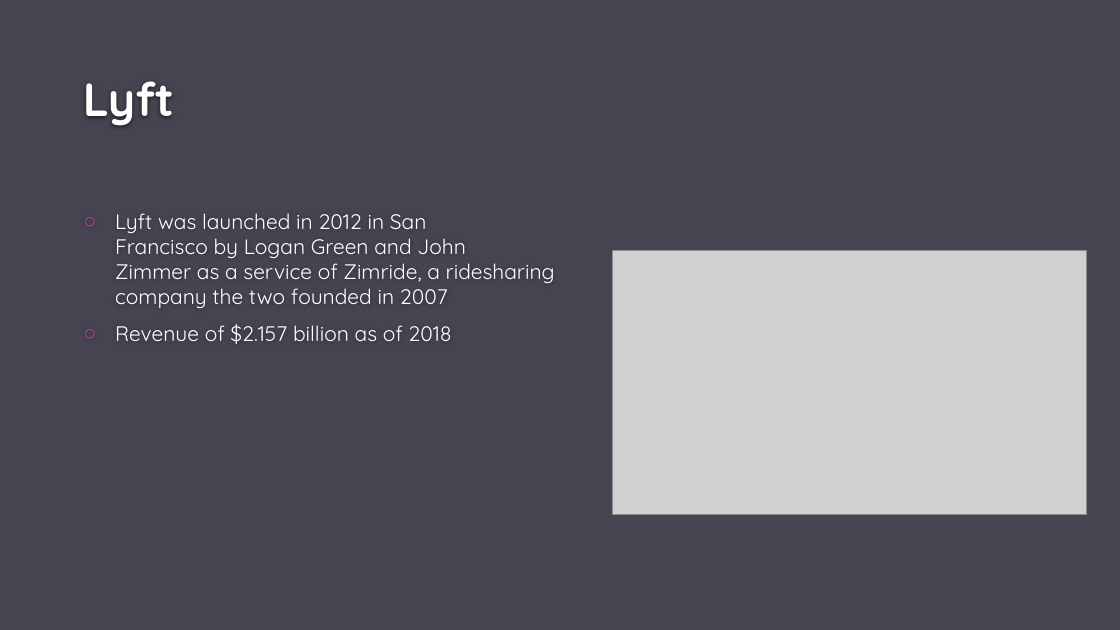
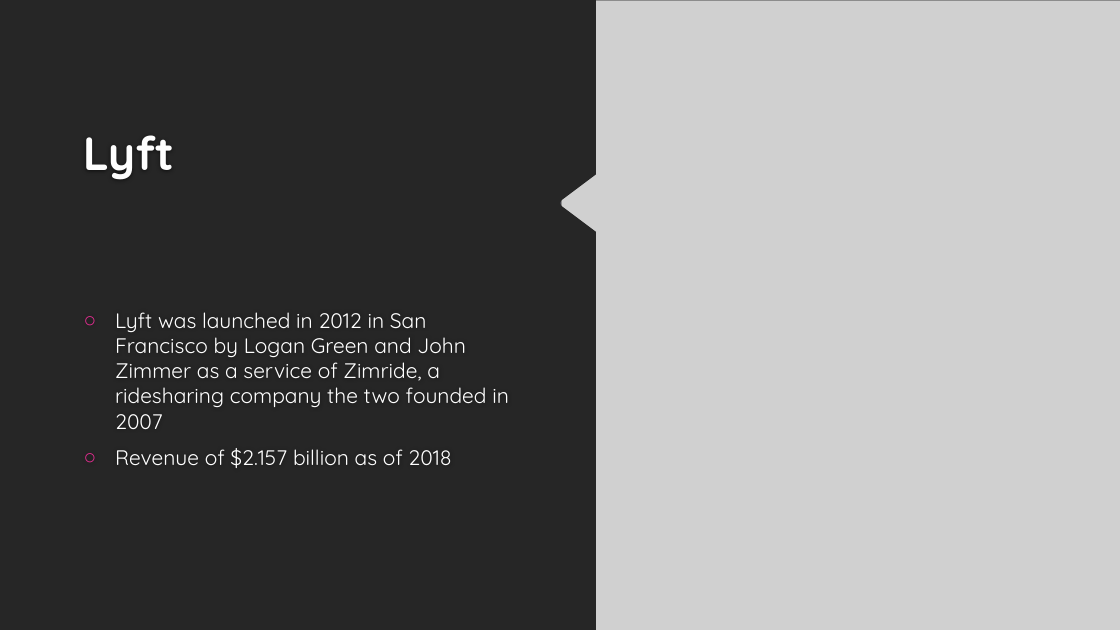
Before and after one commit to ajkim19/TNCs_and_DUI_Deaths, a slide deck: slide 3 of Project 1/Project-1.pptx. Drawn at 1120x630 pixels with LibreOffice and Linux fonts; fonts in the diff are those of the drawing; grey boxes stand for pictures; background and template pictures are left out. Boxes give left, top, right and bottom in pixels: in the first picture for what was removed or moved away, otherwise in the second. Text is boxed around its words. In the diff, an @@ line names an element or a change of style, - is before the commit and + after.

```diff
--- a/Project 1/Project-1.pptx
+++ b/Project 1/Project-1.pptx
@@ freeform shape added at (x1=0, y1=0, x2=596, y2=630), fill #262626 @@
@@ picture resized from (x1=613, y1=250, x2=1086, y2=515) to (x1=561, y1=0, x2=1120, y2=630) @@
@@ title "Lyft" moved from (x1=83, y1=81, x2=174, y2=125) to (x1=83, y1=135, x2=174, y2=180) @@
@@ text "Lyft was launched in 2012 ..." moved from (x1=115, y1=213, x2=555, y2=344) to (x1=115, y1=312, x2=509, y2=468) @@
@@ text "Lyft was launched in 2012 ..." at (x1=115, y1=312, x2=509, y2=468): vertical alignment top to middle @@
```
Also in this commit, not shown: 9 other slides changed, 1 other file.
